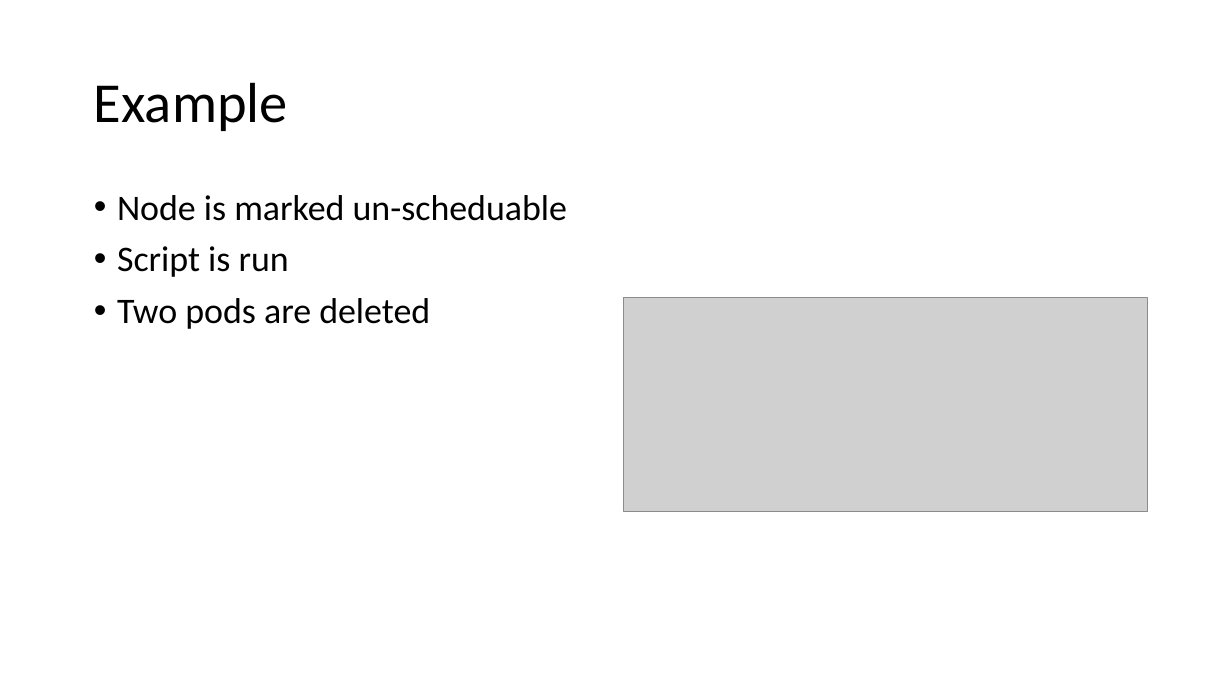
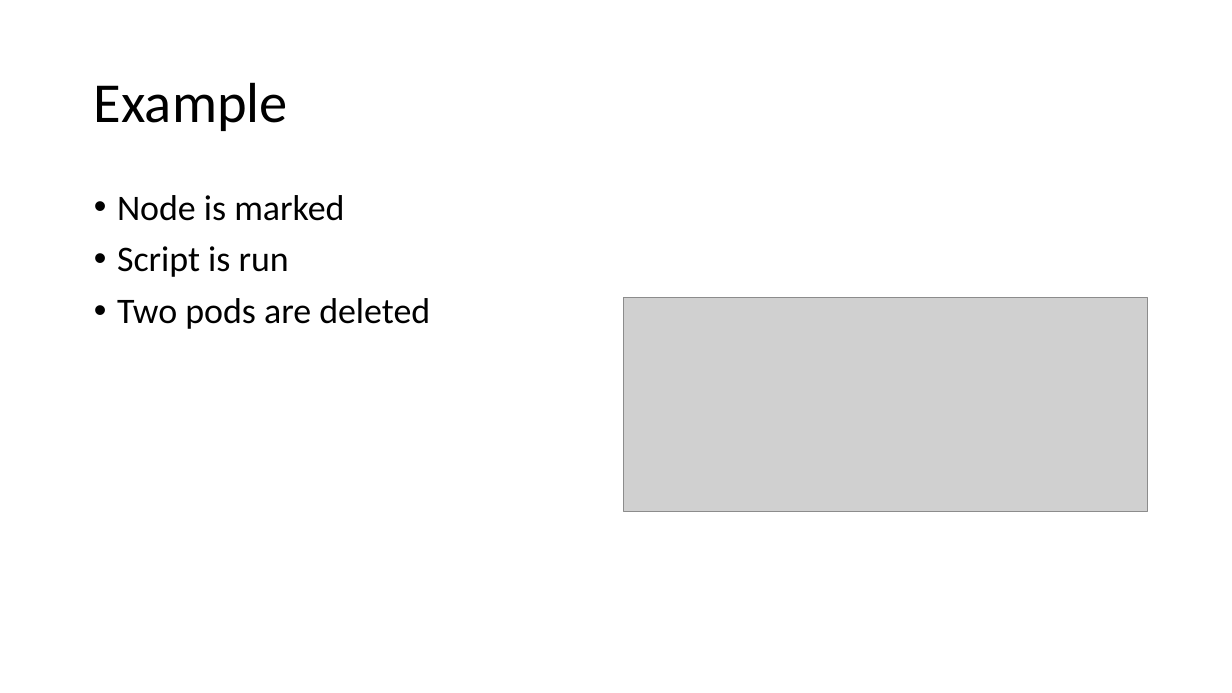
Before and after one commit to RHsyseng/podsupervisor, a slide deck: slide 5 of doc/podsupervisor.pptx. Drawn at 1232x693 pixels with LibreOffice and Linux fonts; fonts in the diff are those of the drawing; grey boxes stand for pictures. Boxes give left, top, right and bottom in pixels: in the first picture for what was removed or moved away, otherwise in the second. Text is boxed around its words. In the diff, an @@ line names an element or a change of style, - is before the commit and + after.

```diff
--- a/doc/podsupervisor.pptx
+++ b/doc/podsupervisor.pptx
@@ text at bbox=[117, 195, 344, 221]: text changed @@
-• Node is marked un-scheduable
+• Node is marked
```
Also in this commit, not shown: 4 other slides changed, 1 slide removed, 10 other files.
